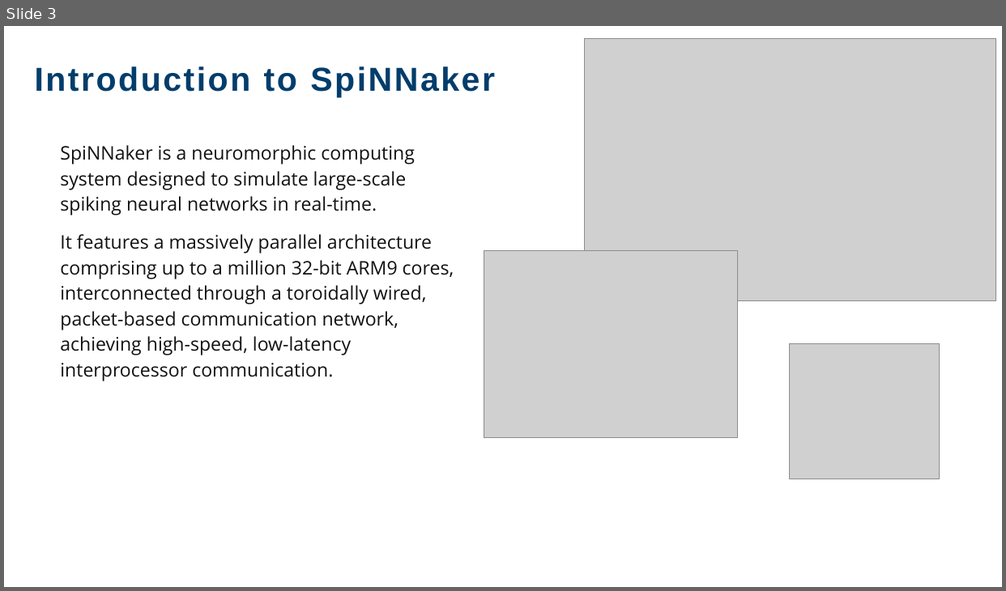
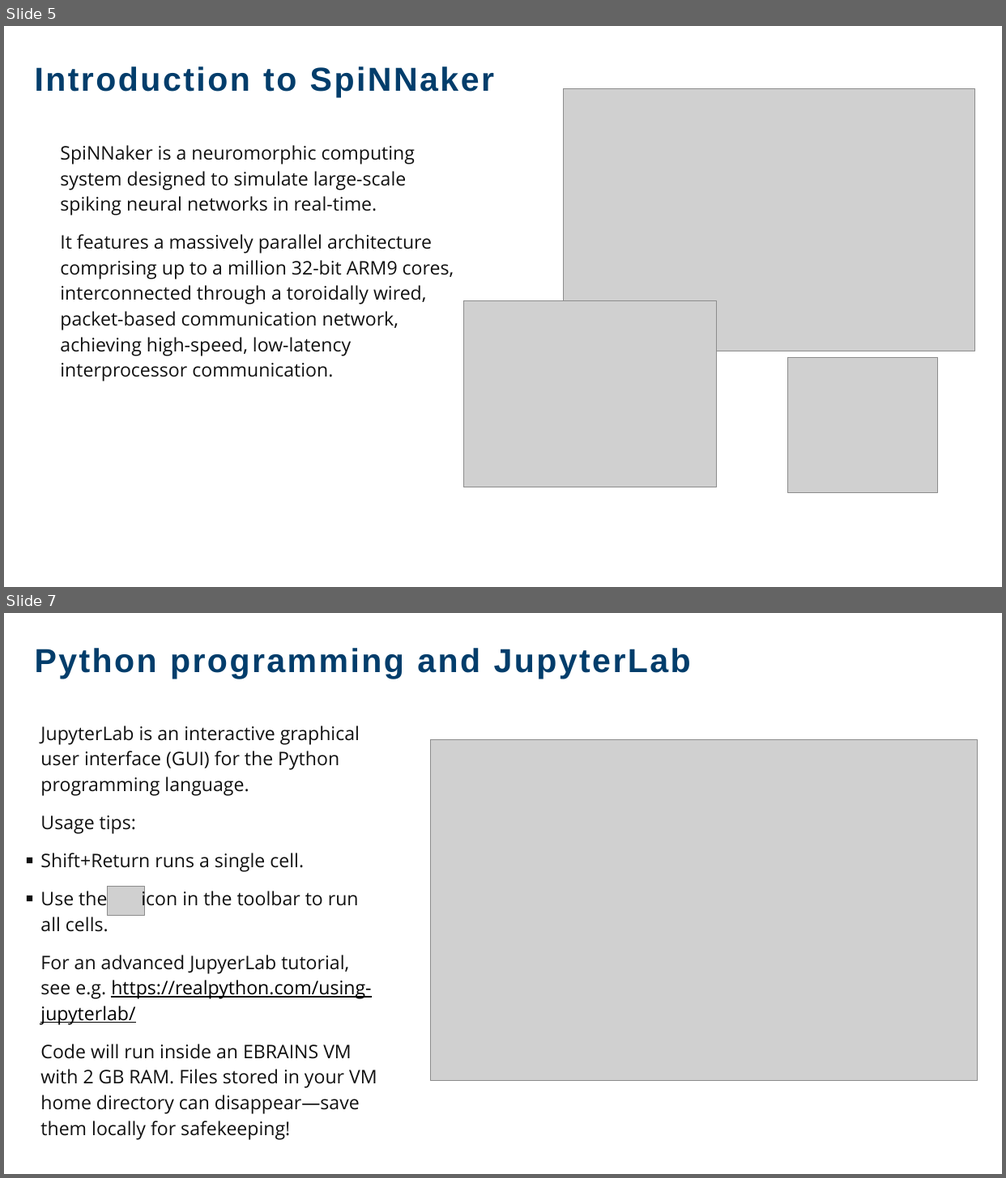
Before and after one commit to clinssen/ebrains-nestml-spinnaker, a slide deck: spinnaker-ebrains-at-NEST-Conference-2026.pptx. Shown one above the other, each under a label of ours: slide 3 before the commit, slides 5 and 7 after it; the slides between them are not shown. The pictures are 1006x591 and 1006x1178 pixels, drawn with LibreOffice and Linux fonts; fonts in the diff are those of the drawing; grey boxes stand for pictures; background and template pictures are left out. Boxes give left, top, right and bottom in pixels: in the first picture for what was removed or moved away, otherwise in the second. Text is boxed around its words. In the diff, an @@ line names an element or a change of style, - is before the commit and + after.

```diff
--- a/spinnaker-ebrains-at-NEST-Conference-2026.pptx
+++ b/spinnaker-ebrains-at-NEST-Conference-2026.pptx
@@ slide 7 added at (4,613,1002,1174), background #FFFFFF; not listed: 1 template element that a slide beside it also shows @@
@@ text added at (35,648,691,679), 32 pt, text #023D6B, bold @@
+Python programming and JupyterLab
@@ text added at (40,726,377,1139), 18 pt, text #111111 @@
+JupyterLab is an interactive graphical user interface (GUI) for the Python programming language.
+Usage tips:
+■ Shift+Return runs a single cell.
+■ Use the icon in the toolbar to run all cells.
+For an advanced JupyerLab tutorial, see e.g. https://realpython.com/using-
+jupyterlab/
+Code will run inside an EBRAINS VM with 2 GB RAM. Files stored in your VM home directory can disappear—save them locally for safekeeping!
@@ picture added at (431,739,978,1081) @@
@@ picture added at (108,886,145,914) @@
@@ what was slide 3 is now slide 5 @@
@@ slide 5 changed as well @@
@@ text "Introduction to SpiNNaker" at (35,66,494,98): letter spacing 2 to 1.9 pt @@
@@ picture: place and size @@
-picture at (584,39,996,301)
+picture at (563,89,975,351)
@@ picture: place and size @@
-picture at (484,250,738,437)
+picture at (463,301,717,488)
@@ picture: place and size @@
-picture at (790,344,940,479)
+picture at (788,357,938,493)
```
Also in this commit, not shown: 4 other slides changed, 6 other slides added, 1 slide removed, 2 other files.
